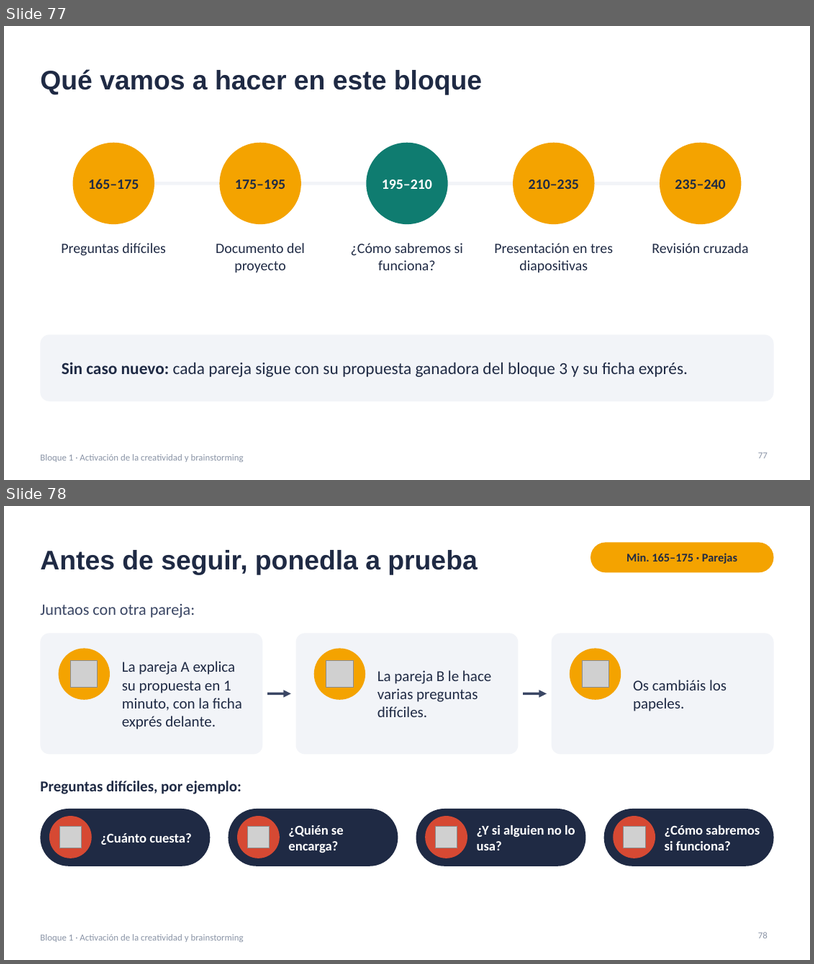
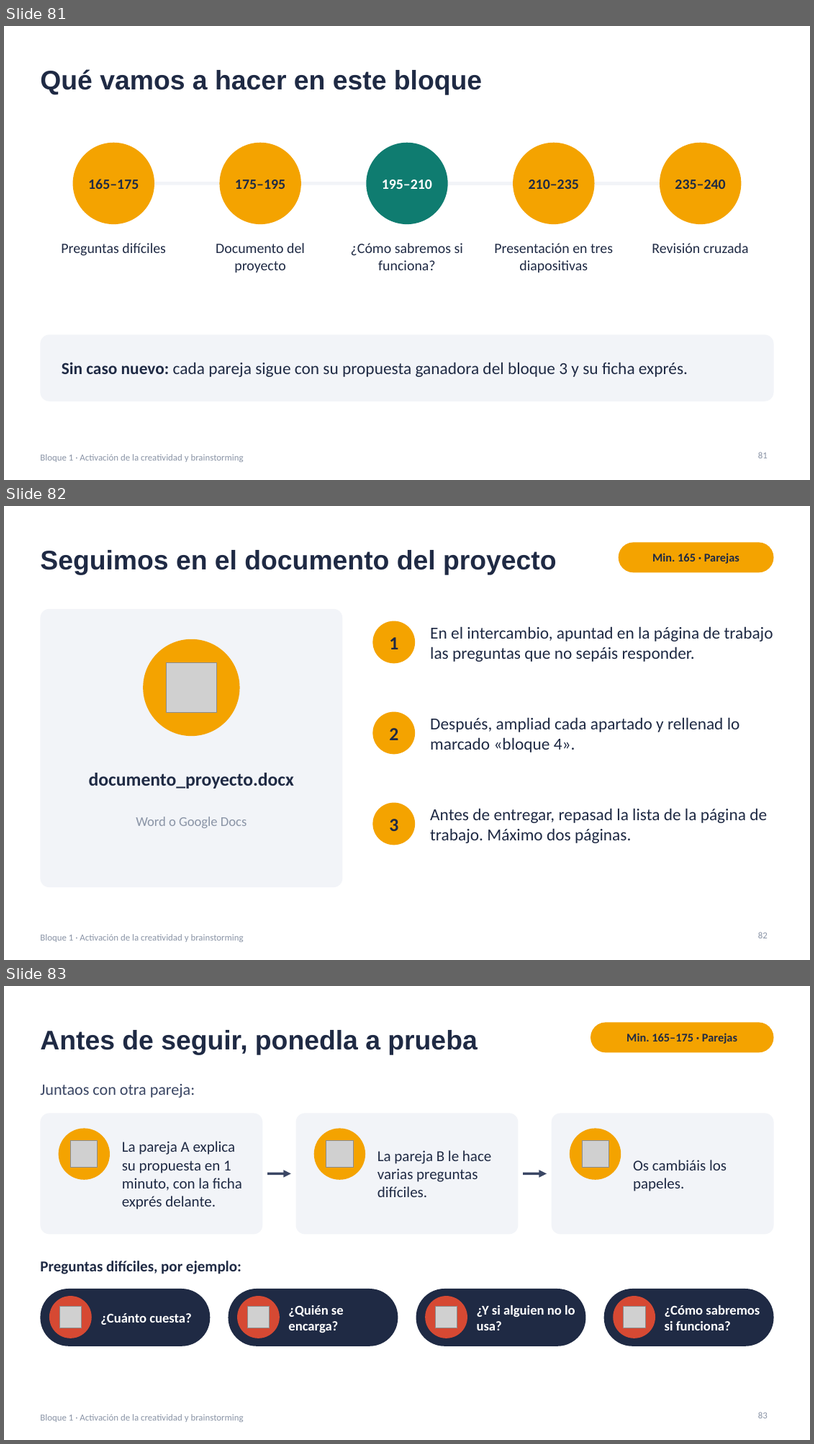
Before and after one commit to jjnieto/creatividad-ofimatica-ia, a slide deck: diapositivas/Curso.pptx. Shown one above the other, each under a label of ours: slides 77 and 78 before the commit, slides 81, 82 and 83 after it. The pictures are 814x964 and 814x1444 pixels, drawn with LibreOffice and Linux fonts; fonts in the diff are those of the drawing; grey boxes stand for pictures. Boxes give left, top, right and bottom in pixels: in the first picture for what was removed or moved away, otherwise in the second. Text is boxed around its words. In the diff, an @@ line names an element or a change of style, - is before the commit and + after.

```diff
--- a/diapositivas/Curso.pptx
+++ b/diapositivas/Curso.pptx
@@ slide 82 added at box(4, 506, 810, 960), background #FFFFFF; not listed: 1 template element that a slide beside it also shows @@
@@ rounded rectangle added at box(619, 542, 774, 572), fill #F4A300 @@
@@ title added at box(40, 550, 557, 575), 32 pt, text #1F2A44, bold @@
+Seguimos en el documento del proyecto
@@ text added at box(653, 553, 740, 564), 14 pt, text #1F2A44, bold @@
+Min. 165 · Parejas
@@ rounded rectangle added at box(40, 609, 343, 887), fill #F2F4F8 @@
@@ ellipse added at box(373, 621, 415, 663), fill #F4A300 @@
@@ text added at box(430, 626, 774, 662), 20 pt, text #1F2A44 @@
+En el intercambio, apuntad en la página de trabajo las preguntas que no sepáis responder.
@@ ellipse added at box(143, 639, 240, 736), fill #F4A300 @@
@@ text added at box(389, 637, 399, 649), 22 pt, text #1F2A44, bold @@
+1
@@ picture added at box(166, 662, 216, 713) @@
@@ ellipse added at box(373, 712, 415, 754), fill #F4A300 @@
@@ text added at box(430, 717, 741, 752), 20 pt, text #1F2A44 @@
+Después, ampliad cada apartado y rellenad lo marcado «bloque 4».
@@ text added at box(389, 728, 399, 740), 22 pt, text #1F2A44, bold @@
+2
@@ text added at box(89, 772, 294, 788), 22 pt, text #1F2A44, bold @@
+documento_proyecto.docx
@@ ellipse added at box(373, 803, 415, 845), fill #F4A300 @@
@@ text added at box(430, 808, 767, 843), 20 pt, text #1F2A44 @@
+Antes de entregar, repasad la lista de la página de trabajo. Máximo dos páginas.
@@ text added at box(136, 816, 247, 828), 16 pt, text #8A94A6 @@
+Word o Google Docs
@@ text added at box(389, 818, 399, 831), 22 pt, text #1F2A44, bold @@
+3
@@ page number added at box(759, 932, 768, 938), 11 pt, text #8A94A6 @@
+82
@@ what was slide 77 is now slide 81 @@
@@ page number at box(759, 452, 768, 458): text changed @@
-77
+81
@@ what was slide 78 is now slide 83 @@
@@ page number at box(759, 1412, 768, 1418): text changed @@
-78
+83
```
Also in this commit, not shown: 6 other slides added, 2 other files.
